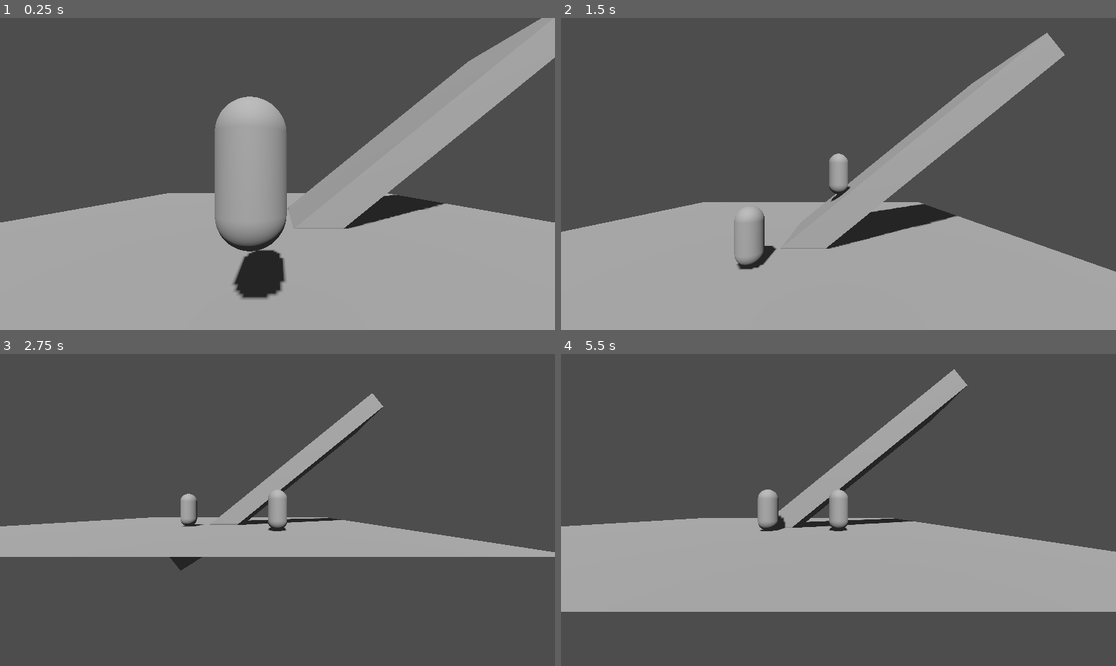
Above: before the commit, frames 1-4 (two rows, left to right).
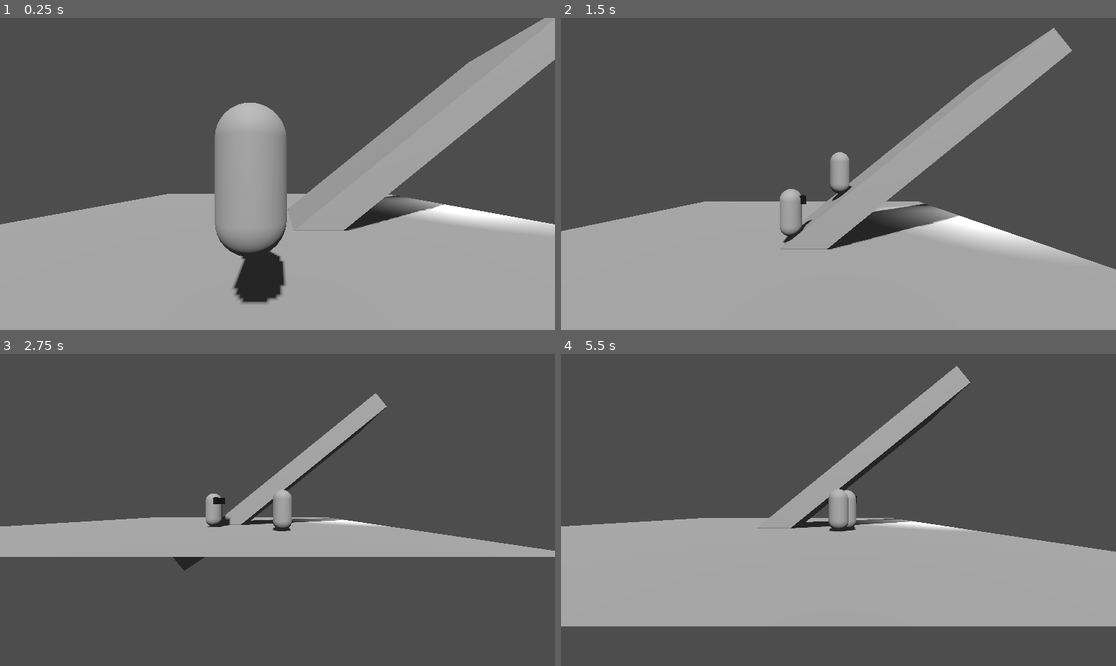
Above: after the commit, the same moments.

Repository: geekazodium/test-3d-project
Game: Godot game, scene res://world/test_scene.tscn
Same seed, same stepped clock (60 frames per second), same inputs: the game is played once before the commit and once after it.
Inputs:
- Up to frame 1 (0.25 s): no input
- Up to frame 2 (1.5 s): hold D (move_right) 0.53-1.28 s; tap Ctrl (sprint) at 0.6, 1.35 s; hold S (move_backward) from 1.28 s (still down)
- Up to frame 3 (2.75 s): release S (move_backward) at 2.03 s; hold D (move_right) from 2.03 s (still down); tap Ctrl (sprint) at 2.1 s
- Up to frame 4 (5.5 s): release D (move_right) at 2.78 s; hold W (move_forward) 2.78-3.53 s; tap Ctrl (sprint) every 0.75 s from 2.85 to 5.1 s; hold A (move_left) 3.53-5.03 s; tap Enter at 4.25 s; tap Space at 5 s; hold S (move_backward) from 5.03 s (still down)

The runs differ from the first frame. In frame 1, 3.3% of the frame differs, in the area x 0-100%, y 0-92%; in frame 2, 3.4%; in frame 3, 1.8%; in frame 4, 5.9%, in the area x 0-100%, y 3-88%.

Commit message:
feature: world boundary and slight camera smoothing

Diff:
--- a/character_body/UM_character_body_3d.gd
+++ b/character_body/UM_character_body_3d.gd
@@ -7,10 +7,14 @@
 
 @export var movement_direction: MovementDirection;
 
+var last_nonzero_input_dir: Vector2;
+
 func _physics_process(delta: float) -> void:
 	var force: Vector3 = self.get_gravity();
 
 	var input_direction: Vector2 = self.movement_direction.get_input_xz();
+	if input_direction != Vector2.ZERO:
+		self.last_nonzero_input_dir = input_direction;
 
 	var ideal_speed: float = self._get_ideal_speed();
 	ideal_speed = max(ideal_speed, input_direction.dot(self._get_top_down_v()));
@@ -20,7 +24,11 @@
 	force += -self.velocity * self.forced_friction;
 	force.x += input_force.x;
 	force.z += input_force.y;
+	self.rotation.y = -self.last_nonzero_input_dir.angle();
 	self.velocity += force * delta;
+
+
+
 	self.move_and_slide();
 
 func _get_top_down_v() -> Vector2:
--- /dev/null
+++ b/enemy/attack_1.gd
@@ -0,0 +1,8 @@
+extends Area3D
+
+@export var l_blockable: bool;
+@export var r_blockable: bool;
+
+func _physics_process(delta: float) -> void:
+	if self.get_overlapping_areas():
+		pass
--- a/enemy/enemy_move_dir.gd
+++ b/enemy/enemy_move_dir.gd
@@ -4,7 +4,6 @@
 @export var current_position_node: Node3D;
 @export var target: Node3D;
 @export var distance_tolerance: float = 5;
-
 
 func get_input_xz() -> Vector2:
 	self.nav_agent.target_position = target.global_position;
--- a/enemy/test_enemy.tscn
+++ b/enemy/test_enemy.tscn
@@ -1,7 +1,8 @@
-[gd_scene load_steps=5 format=3 uid="uid://cda150cebbpye"]
+[gd_scene load_steps=10 format=3 uid="uid://cda150cebbpye"]
 
 [ext_resource type="Script" uid="uid://j8am2d5qhph7" path="res://enemy/enemy_character_body.gd" id="1_jdt6p"]
 [ext_resource type="Script" uid="uid://dm05esq75t5ue" path="res://enemy/enemy_move_dir.gd" id="2_xhk1j"]
+[ext_resource type="Script" uid="uid://bgng63hrgcvq2" path="res://enemy/attack_1.gd" id="3_hdm1v"]
 
 [sub_resource type="CapsuleShape3D" id="CapsuleShape3D_jdt6p"]
 radius = 0.4
@@ -11,7 +12,18 @@
 radius = 0.4
 height = 1.7
 
-[node name="CharacterBody3D2" type="CharacterBody3D" node_paths=PackedStringArray("movement_direction")]
+[sub_resource type="StandardMaterial3D" id="StandardMaterial3D_hdm1v"]
+albedo_color = Color(0.081903495, 0.08190351, 0.08190351, 1)
+
+[sub_resource type="BoxMesh" id="BoxMesh_hdm1v"]
+
+[sub_resource type="BoxShape3D" id="BoxShape3D_xhk1j"]
+size = Vector3(2, 1, 2)
+
+[sub_resource type="QuadMesh" id="QuadMesh_xhk1j"]
+size = Vector2(1, 1.75)
+
+[node name="TestEnemy" type="CharacterBody3D" node_paths=PackedStringArray("movement_direction")]
 script = ExtResource("1_jdt6p")
 movement_direction = NodePath("MovementDirection")
 
@@ -21,10 +33,38 @@
 [node name="PlaceholderInstance" type="MeshInstance3D" parent="."]
 mesh = SubResource("CapsuleMesh_jdt6p")
 
+[node name="MeshInstance3D" type="MeshInstance3D" parent="."]
+transform = Transform3D(0.52357346, 0, 0, 0, 0.30778188, 0, 0, 0, 0.5939014, 0.21482515, 0.46045566, 0)
+material_override = SubResource("StandardMaterial3D_hdm1v")
+mesh = SubResource("BoxMesh_hdm1v")
+
 [node name="NavigationAgent3D" type="NavigationAgent3D" parent="."]
 path_desired_distance = 0.5
+simplify_path = true
 
 [node name="MovementDirection" type="Node" parent="." node_paths=PackedStringArray("nav_agent", "current_position_node")]
 script = ExtResource("2_xhk1j")
 nav_agent = NodePath("../NavigationAgent3D")
 current_position_node = NodePath("..")
+distance_tolerance = 1.75
+
+[node name="Area3D" type="Area3D" parent="."]
+visible = false
+collision_layer = 0
+script = ExtResource("3_hdm1v")
+
+[node name="CollisionShape3D" type="CollisionShape3D" parent="Area3D"]
+transform = Transform3D(1, 0, 0, 0, 1, 0, 0, 0, 1, 1, 0, 0)
+shape = SubResource("BoxShape3D_xhk1j")
+
+[node name="MeshInstance3D" type="MeshInstance3D" parent="Area3D"]
+transform = Transform3D(0.9999233, 0.012391608, 5.4165183e-10, -3.5734544e-16, -4.3711392e-08, 1, 0.012391608, -0.9999233, -4.370804e-08, 1.5936588, 2.3841858e-07, 0.0932765)
+mesh = SubResource("QuadMesh_xhk1j")
+
+[node name="MeshInstance3D2" type="MeshInstance3D" parent="Area3D"]
+transform = Transform3D(0.6315963, 0.7752974, 3.388932e-08, 0, -4.371139e-08, 1, 0.7752974, -0.6315963, -2.7607953e-08, 1.0563035, 0, 1.1635206)
+mesh = SubResource("QuadMesh_xhk1j")
+
+[node name="MeshInstance3D3" type="MeshInstance3D" parent="Area3D"]
+transform = Transform3D(-0.634879, 0.7726117, 3.3771926e-08, 0, -4.371139e-08, 1, 0.7726117, 0.634879, 2.775144e-08, 1.0605867, 0, -0.97118795)
+mesh = SubResource("QuadMesh_xhk1j")
--- a/player/camera/camera_orbiter.gd
+++ b/player/camera/camera_orbiter.gd
@@ -9,10 +9,16 @@
 @export var pitch_speed_scale: float = -1;
 @export var yaw_speed_scale: float = -1;
 
+@export var interp_speed: float = 15;
+@export var position_src: Node3D;
+
 var pitch: float = 0;
 var yaw: float = 0;
 
 func _process(delta: float) -> void:
+	var interp_factor: float = 1. - exp(-delta * interp_speed);
+	self.global_position = self.global_position.lerp(self.position_src.global_position, interp_factor);
+
 	var speed_scale: float = self.rotate_speed * delta;
 	pitch += Input.get_last_mouse_velocity().y * speed_scale * self.pitch_speed_scale;;
 	yaw += Input.get_last_mouse_velocity().x * speed_scale * self.yaw_speed_scale;
--- a/player/player_character_body.tscn
+++ b/player/player_character_body.tscn
@@ -27,24 +27,25 @@
 [node name="PlaceholderInstance" type="MeshInstance3D" parent="."]
 mesh = SubResource("CapsuleMesh_6adnx")
 
-[node name="CameraOrbiter" type="Node3D" parent="."]
+[node name="MovementDirection" type="Node" parent="." node_paths=PackedStringArray("input_yaw_src")]
+script = ExtResource("4_nijgw")
+input_yaw_src = NodePath("CameraOrbiter")
+
+[node name="CameraOrbiter" type="Node3D" parent="MovementDirection" node_paths=PackedStringArray("position_src")]
 physics_interpolation_mode = 2
 script = ExtResource("2_uvqt2")
-min_pitch = -0.7853981633974483
-max_pitch = 0.7853981633974483
+min_pitch = -1.3089969389957472
+max_pitch = 0.3490658503988659
+position_src = NodePath("../..")
 
-[node name="Camera3D" type="Camera3D" parent="CameraOrbiter" node_paths=PackedStringArray("shapecast")]
+[node name="Camera3D" type="Camera3D" parent="MovementDirection/CameraOrbiter" node_paths=PackedStringArray("shapecast")]
 transform = Transform3D(1, 0, 0, 0, 1, 0, 0, 0, 1, 0, 0, 8.5)
 script = ExtResource("3_gphhd")
 shapecast = NodePath("../ShapeCast3D")
 
-[node name="ShapeCast3D" type="ShapeCast3D" parent="CameraOrbiter"]
+[node name="ShapeCast3D" type="ShapeCast3D" parent="MovementDirection/CameraOrbiter"]
 enabled = false
 shape = SubResource("SphereShape3D_rsugj")
 target_position = Vector3(0, 0, 8.5)
 max_results = 1
 collision_mask = 2
-
-[node name="MovementDirection" type="Node" parent="." node_paths=PackedStringArray("input_yaw_src")]
-script = ExtResource("4_nijgw")
-input_yaw_src = NodePath("../CameraOrbiter")
--- a/project.godot
+++ b/project.godot
@@ -45,6 +45,7 @@
 
 [layer_names]
 
+3d_physics/layer_1="Character"
 3d_physics/layer_2="World"
 
 [physics]
--- a/world/test_scene.tscn
+++ b/world/test_scene.tscn
@@ -1,7 +1,8 @@
-[gd_scene load_steps=11 format=3 uid="uid://ctxcehauq87a6"]
+[gd_scene load_steps=12 format=3 uid="uid://ctxcehauq87a6"]
 
 [ext_resource type="PackedScene" uid="uid://dkbyhrm8sdsgm" path="res://player/player_character_body.tscn" id="1_0tkqh"]
 [ext_resource type="PackedScene" uid="uid://cda150cebbpye" path="res://enemy/test_enemy.tscn" id="2_ycvsm"]
+[ext_resource type="Script" uid="uid://idauc8ru35lv" path="res://world/world_boundary.gd" id="3_yl3ou"]
 
 [sub_resource type="BoxShape3D" id="BoxShape3D_uhqqe"]
 size = Vector3(15, 1, 4)
@@ -9,12 +10,12 @@
 [sub_resource type="BoxMesh" id="BoxMesh_uhqqe"]
 size = Vector3(15, 1, 4)
 
-[sub_resource type="WorldBoundaryShape3D" id="WorldBoundaryShape3D_uhqqe"]
-
 [sub_resource type="PlaneMesh" id="PlaneMesh_uhqqe"]
 
 [sub_resource type="BoxShape3D" id="BoxShape3D_ycvsm"]
 size = Vector3(50, 1, 50)
+
+[sub_resource type="WorldBoundaryShape3D" id="WorldBoundaryShape3D_uhqqe"]
 
 [sub_resource type="NavigationMesh" id="NavigationMesh_0tkqh"]
 vertices = PackedVector3Array(9.5, 5.8613286, 1.5, 9.5, 5.8613286, -1.5, 0.5, -1.3886714, -1.5, 0.5, -1.3886714, 1.75,  …(458 unchanged characters)…
@@ -33,20 +34,12 @@
 [node name="Node3D" type="Node3D"]
 
 [node name="CharacterBody3D" parent="." instance=ExtResource("1_0tkqh")]
-move_speed = null
-sprint_speed = null
-input_force_strength = null
-air_input_force_strength = null
-forced_friction = null
 
 [node name="CharacterBody3D2" parent="." instance=ExtResource("2_ycvsm")]
 transform = Transform3D(1, 0, 0, 0, 1, 0, 0, 0, 1, 0, 0, 6.301239)
 collision_mask = 2
-ideal_speed = null
-input_force_strength = null
-forced_friction = null
 
-[node name="MovementDirection" parent="CharacterBody3D2" index="3" node_paths=PackedStringArray("target")]
+[node name="MovementDirection" parent="CharacterBody3D2" index="4" node_paths=PackedStringArray("target")]
 target = NodePath("../../CharacterBody3D")
 
 [node name="World" type="Node3D" parent="." groups=["world_nav_mesh"]]
@@ -67,9 +60,6 @@
 collision_layer = 2
 collision_mask = 0
 
-[node name="CollisionShape3D" type="CollisionShape3D" parent="World/StaticBody3D"]
-shape = SubResource("WorldBoundaryShape3D_uhqqe")
-
 [node name="MeshInstance3D2" type="MeshInstance3D" parent="World/StaticBody3D"]
 transform = Transform3D(10, 0, 0, 0, 10, 0, 0, 0, 10, 0, 0, 0)
 mesh = SubResource("PlaneMesh_uhqqe")
@@ -78,6 +68,14 @@
 [node name="CollisionShape3D2" type="CollisionShape3D" parent="World/StaticBody3D"]
 transform = Transform3D(1, 0, 0, 0, 1, 0, 0, 0, 1, 0, -0.5, 0)
 shape = SubResource("BoxShape3D_ycvsm")
+
+[node name="Area3D" type="Area3D" parent="World"]
+transform = Transform3D(1, 0, 0, 0, 1, 0, 0, 0, 1, 0, -3.9223104, 0)
+script = ExtResource("3_yl3ou")
+
+[node name="CollisionShape3D" type="CollisionShape3D" parent="World/Area3D"]
+transform = Transform3D(1, 0, 0, 0, 1, 0, 0, 0, 1, 0, -2, 0)
+shape = SubResource("WorldBoundaryShape3D_uhqqe")
 
 [node name="DirectionalLight3D" type="DirectionalLight3D" parent="."]
 transform = Transform3D(1, 0, 0, 0, 0.6708927, 0.74155444, 0, -0.74155444, 0.6708927, 0, 0, 0)
@@ -90,4 +88,12 @@
 environment = SubResource("Environment_ycvsm")
 camera_attributes = SubResource("CameraAttributesPractical_yl3ou")
 
+[node name="SpotLight3D" type="SpotLight3D" parent="."]
+transform = Transform3D(0.4928163, -0.6931209, 0.5260377, -0.6579987, 0.09872055, 0.74652016, -0.5693594, -0.7140294, -0.4074215, 14.443476, 2.3570342, -6.4400005)
+light_energy = 7.5
+shadow_enabled = true
+shadow_reverse_cull_face = true
+spot_range = 12.447756
+spot_angle = 38.361534
+
 [editable path="CharacterBody3D2"]
--- /dev/null
+++ b/world/world_boundary.gd
@@ -0,0 +1,7 @@
+extends Area3D
+
+func _ready() -> void:
+	self.body_entered.connect(self._on_body_enter);
+
+func _on_body_enter(body: PhysicsBody3D) -> void:
+	body.position = Vector3.ZERO;
Not shown, added: enemy/attack_1.gd.uid
Not shown, added: world/world_boundary.gd.uid
